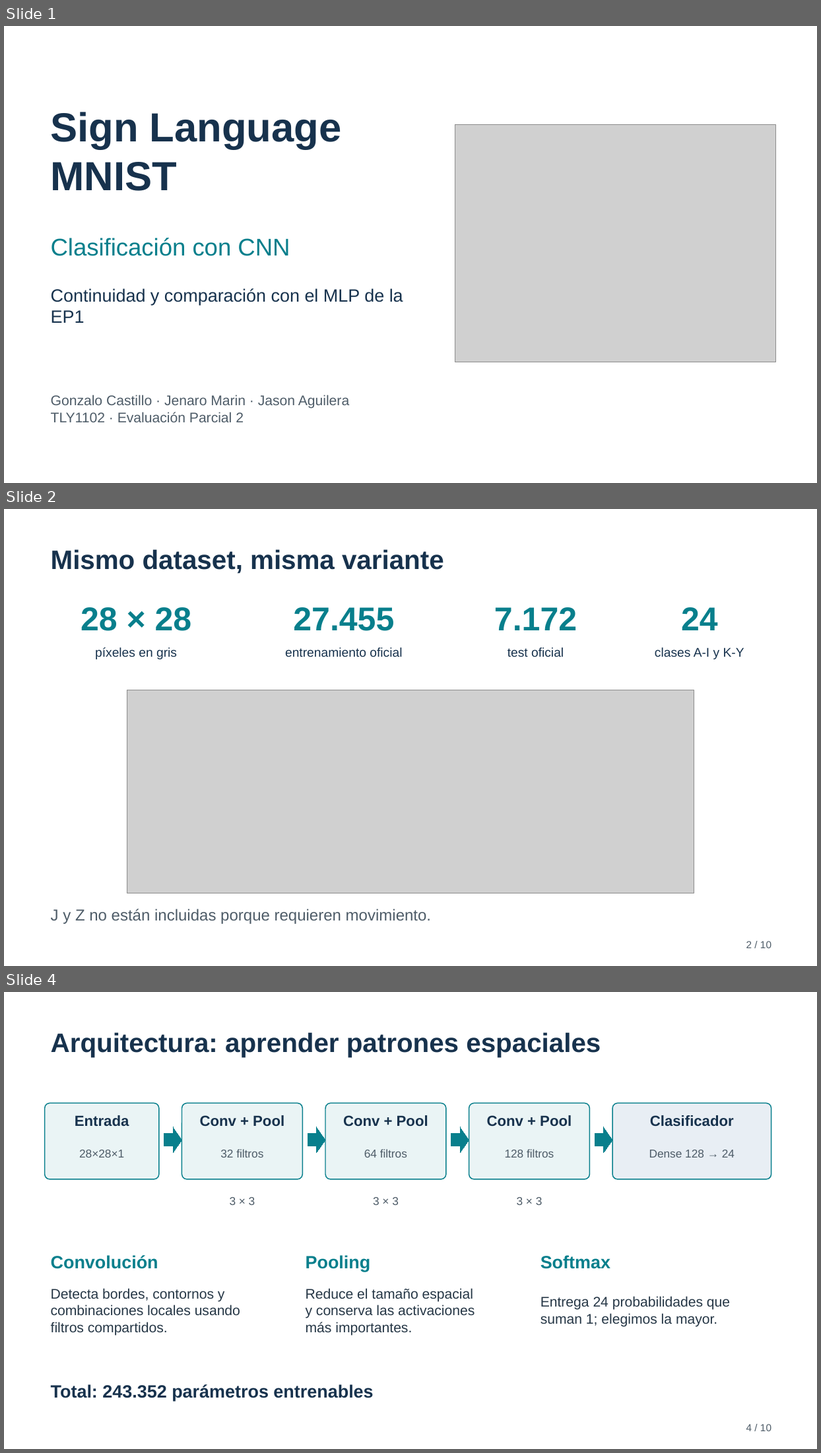
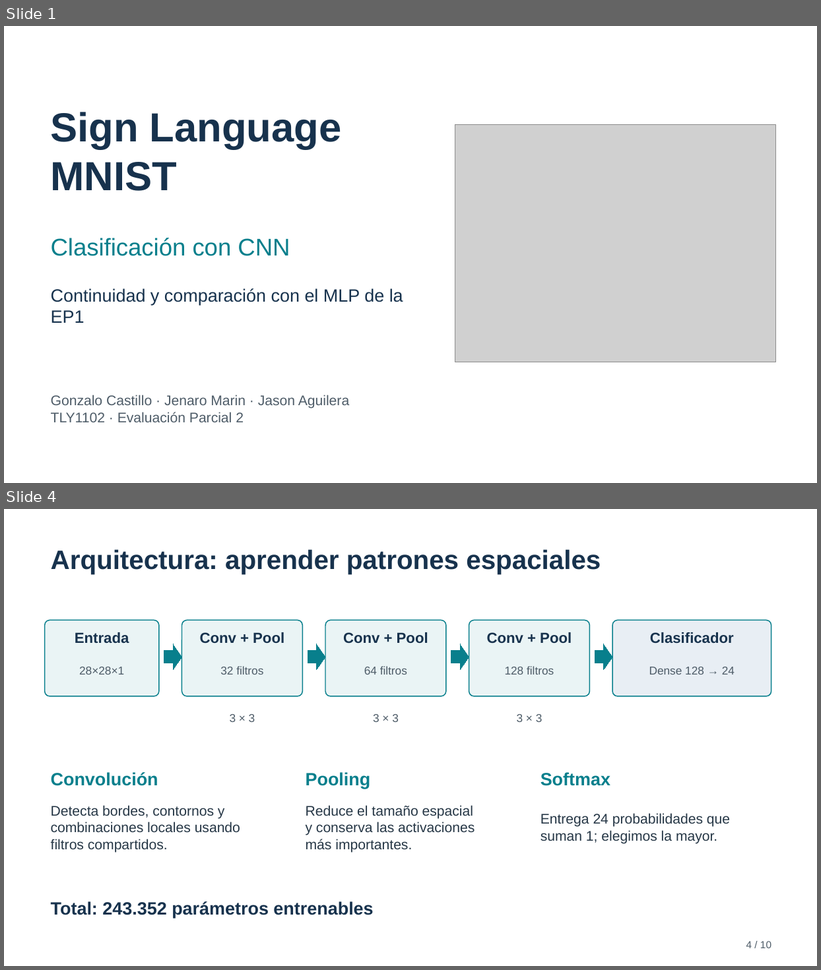
Before and after one commit to gonzalocastillo1483-art/sign-language-mnist-mlp, a slide deck: presentation/archivos/Sign_Language_MNIST_CNN_EP2.pptx. Shown one above the other, each under a label of ours: slides 1, 2 and 4 before the commit, slides 1 and 4 after it; the slides between them are not shown. The pictures are 821x1453 and 821x970 pixels, drawn with LibreOffice and Linux fonts; fonts in the diff are those of the drawing; grey boxes stand for pictures. Boxes give left, top, right and bottom in pixels: in the first picture for what was removed or moved away, otherwise in the second. Text is boxed around its words. In the diff, an @@ line names an element or a change of style, - is before the commit and + after.

```diff
--- a/presentation/archivos/Sign_Language_MNIST_CNN_EP2.pptx
+++ b/presentation/archivos/Sign_Language_MNIST_CNN_EP2.pptx
@@ slide 2 removed at [4, 509, 817, 966], background #FFFFFF @@
@@ text removed at [51, 549, 444, 574] @@
-Mismo dataset, misma variante
@@ text removed at [81, 607, 192, 631] @@
-28 × 28
@@ text removed at [293, 607, 394, 631] @@
-27.455
@@ text removed at [494, 607, 577, 630] @@
-7.172
@@ text removed at [681, 607, 718, 630] @@
-24
@@ text removed at [95, 648, 177, 659] @@
-píxeles en gris
@@ text removed at [285, 648, 402, 657] @@
-entrenamiento oficial
@@ text removed at [508, 648, 564, 657] @@
-test oficial
@@ text removed at [655, 648, 745, 659] @@
-clases A-I y K-Y
@@ picture removed at [127, 690, 694, 893] @@
@@ text removed at [51, 909, 431, 924] @@
-J y Z no están incluidas porque requieren movimiento.
@@ text removed at [746, 941, 772, 949] @@
-2 / 10
```
Also in this commit, not shown: 1 slide changed, 1 slide added, 4 other files.
